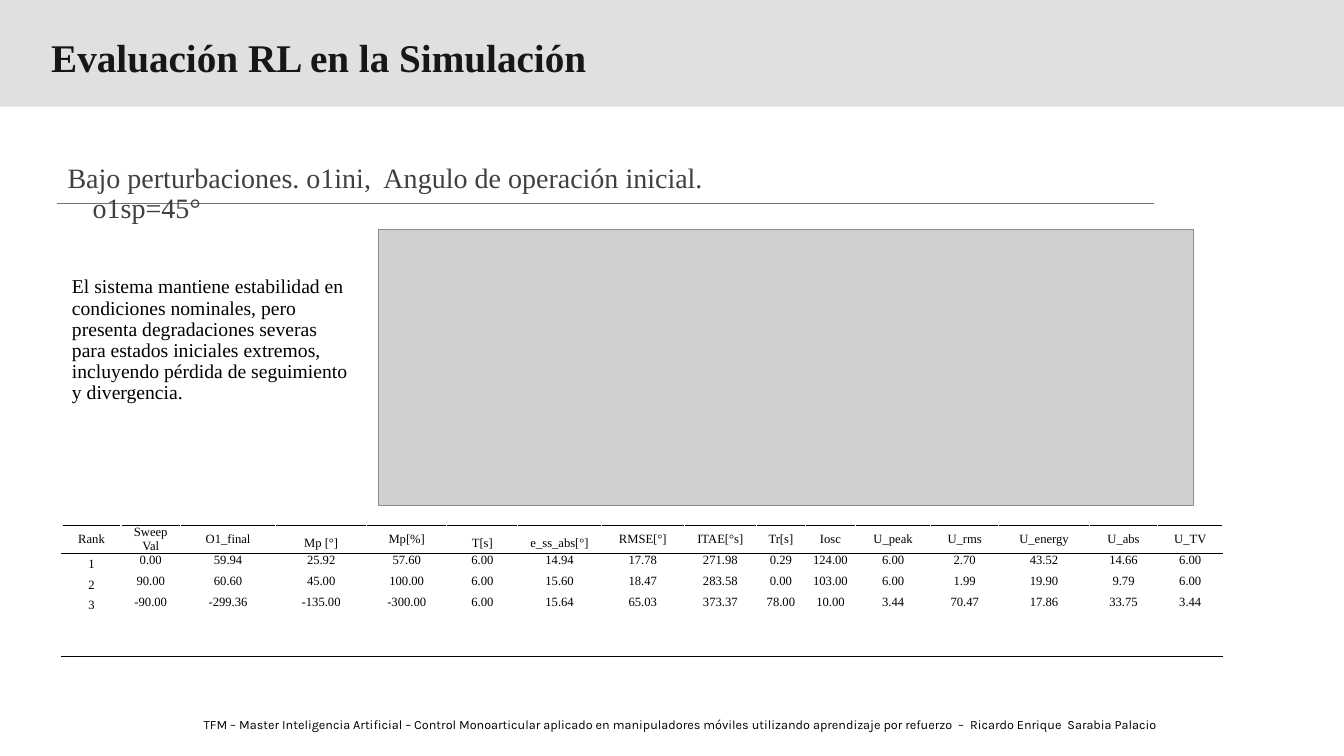
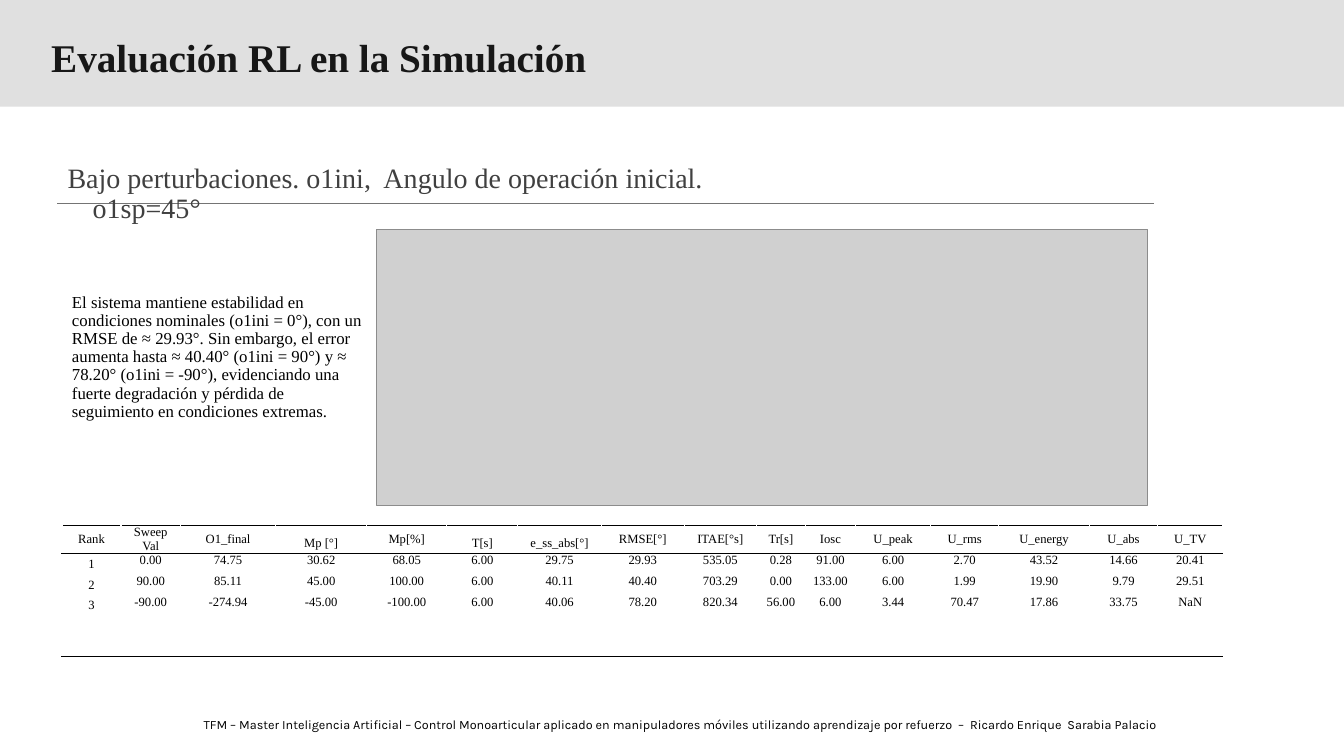
Before and after one commit to RichardSarabia/SimuladorBrazoLazaro_RLAgent_TFM_RicardoSarabia, a slide deck: slide 2 of Fase2/03_results/Evaluación AgenteRL_F2– Plataforma Inclinada.pptx. Drawn at 1344x756 pixels with LibreOffice and Linux fonts; fonts in the diff are those of the drawing; grey boxes stand for pictures; background and template pictures are left out. Boxes give left, top, right and bottom in pixels: in the first picture for what was removed or moved away, otherwise in the second. Text is boxed around its words. In the diff, an @@ line names an element or a change of style, - is before the commit and + after.

```diff
--- a/Fase2/03_results/Evaluación AgenteRL_F2– Plataforma Inclinada.pptx
+++ b/Fase2/03_results/Evaluación AgenteRL_F2– Plataforma Inclinada.pptx
@@ picture: place and size @@
-picture at [378, 229, 1194, 505]
+picture at [377, 229, 1148, 505]
@@ text at [72, 296, 362, 421]: text changed; size 14 to 12 pt @@
-El sistema mantiene estabilidad en condiciones nominales, pero presenta degradaciones severas para estados iniciales extremos, incluyendo pérdida de seguimiento y divergencia.
+El sistema mantiene estabilidad en condiciones nominales (o1ini = 0°), con un RMSE de ≈ 29.93°. Sin embargo, el error aumenta hasta ≈ 40.40° (o1ini = 90°) y ≈ 78.20° (o1ini = -90°), evidenciando una fuerte degradación y pérdida de seguimiento en condiciones extremas.
@@ table at [62, 525, 1225, 658] @@
-row 2: 1 | 0.00 | 59.94 | 25.92 | 57.60 | 6.00 | 14.94 | 17.78 | 271.98 | 0.29 | 124.00 | 6.00 | 2.70 | 43.52 | 14.66 | 6.00
+row 2: 1 | 0.00 | 74.75 | 30.62 | 68.05 | 6.00 | 29.75 | 29.93 | 535.05 | 0.28 | 91.00 | 6.00 | 2.70 | 43.52 | 14.66 | 20.41
-row 3: 2 | 90.00 | 60.60 | 45.00 | 100.00 | 6.00 | 15.60 | 18.47 | 283.58 | 0.00 | 103.00 | 6.00 | 1.99 | 19.90 | 9.79 | 6.00
+row 3: 2 | 90.00 | 85.11 | 45.00 | 100.00 | 6.00 | 40.11 | 40.40 | 703.29 | 0.00 | 133.00 | 6.00 | 1.99 | 19.90 | 9.79 | 29.51
-row 4: 3 | -90.00 | -299.36 | -135.00 | -300.00 | 6.00 | 15.64 | 65.03 | 373.37 | 78.00 | 10.00 | 3.44 | 70.47 | 17.86 | 33.75 | 3.44
+row 4: 3 | -90.00 | -274.94 | -45.00 | -100.00 | 6.00 | 40.06 | 78.20 | 820.34 | 56.00 | 6.00 | 3.44 | 70.47 | 17.86 | 33.75 | NaN
```
Also in this commit, not shown: 4 other slides changed, 7 other files.
